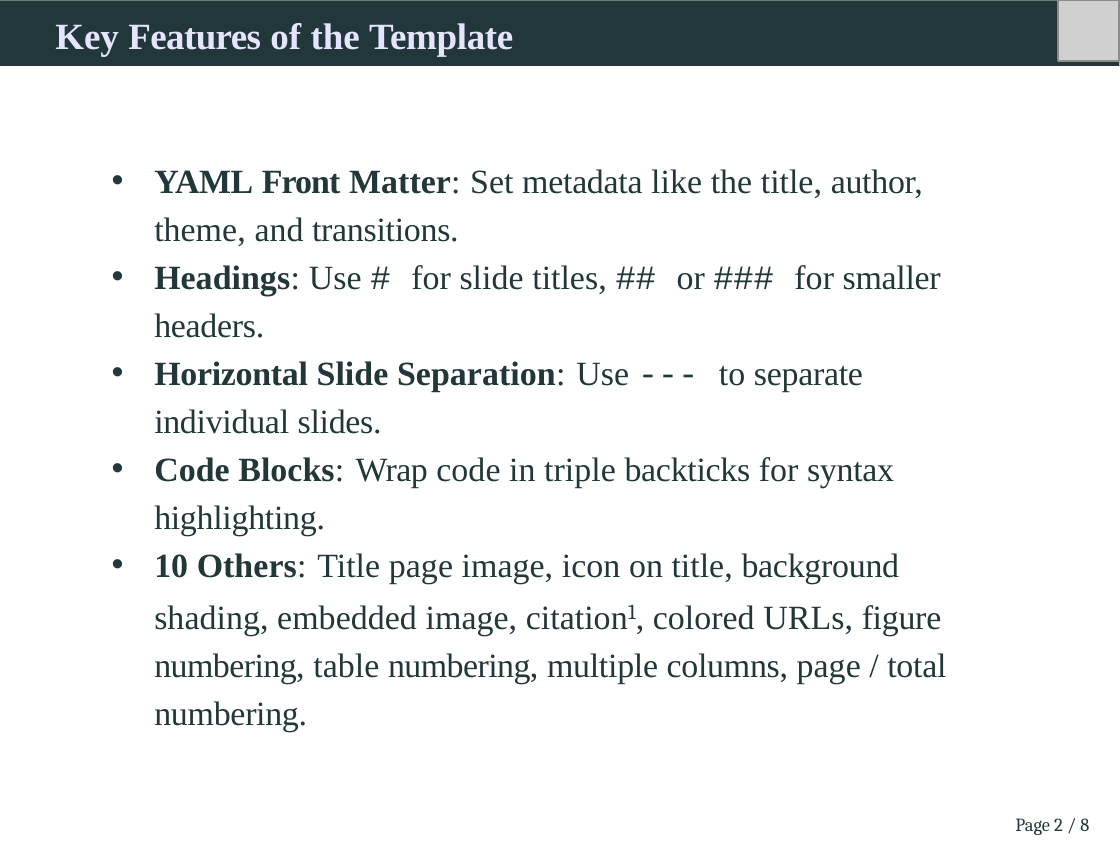
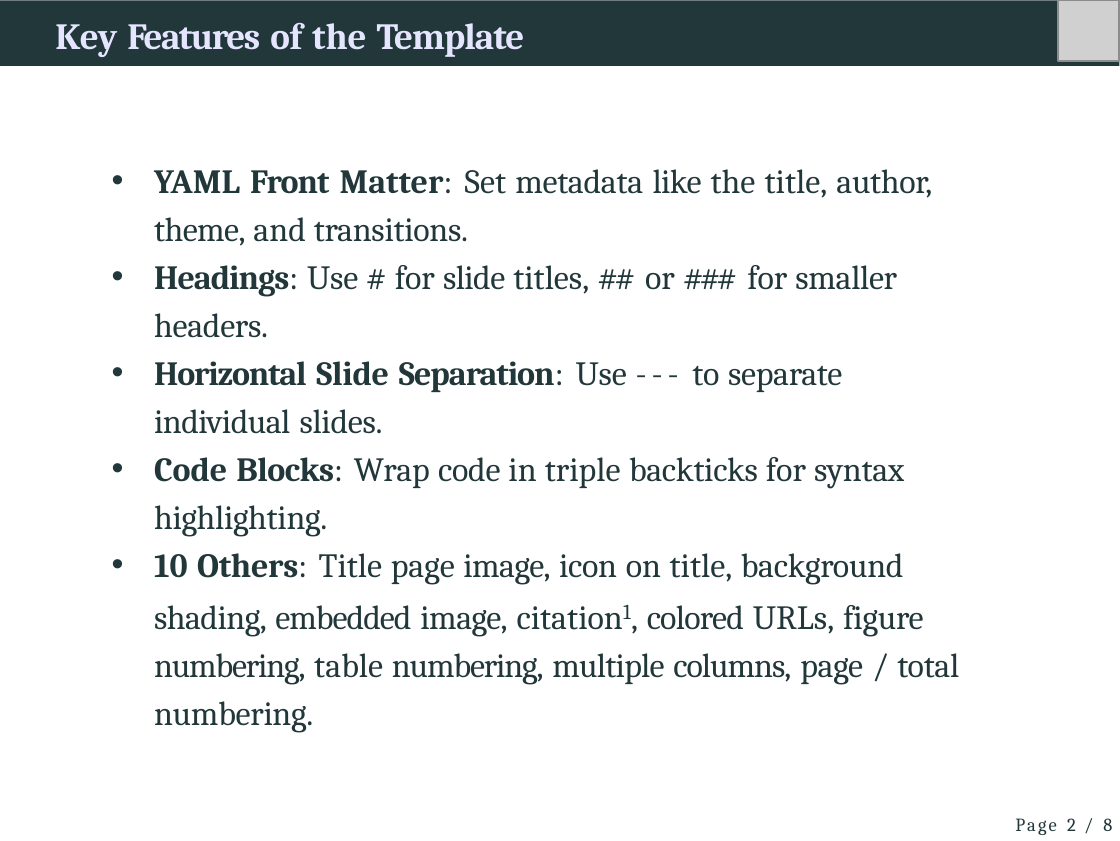
Before and after one commit to jinghuazhao/physalia, a slide deck: slide 2 of docs/slides/slides.pptx. Drawn at 1120x841 pixels with LibreOffice and Linux fonts; fonts in the diff are those of the drawing; grey boxes stand for pictures; background and template pictures are left out. Boxes give left, top, right and bottom in pixels: in the first picture for what was removed or moved away, otherwise in the second. Text is boxed around its words. In the diff, an @@ line names an element or a change of style, - is before the commit and + after.

```diff
--- a/docs/slides/slides.pptx
+++ b/docs/slides/slides.pptx
@@ title "Key Features of the Template" at (x1=55, y1=23, x2=525, y2=57): font Times New Roman to Cambria; letter spacing -0.2 to -0.5 pt in "Features"; letter spacing 0 to -0.1 pt in "of"; letter spacing -0.1 to -0.3 pt in "Template" @@
@@ text "YAML Front Matter: Set metadata ..." at (x1=154, y1=169, x2=959, y2=733): font Times New Roman to Cambria; letter spacing -0.2 to 0 pt in "YAML", "Wrap"; letter spacing 0 to -0.2 pt in "like theme,", "slide", "Blocks:", "image, shading, image, colored"; font Courier New to Cambria in "# ## ###", "---"; letter spacing 0 to -0.3 pt in "Headings:", "Separation:", "embedded"; letter spacing 0 to -0.1 pt in "Use", "Slide Use", "code", "Others: icon page"; letter spacing -0.1 to -0.2 pt in "#", "individual", "multiple"; letter spacing -0.1 to -1.2 pt in "##"; letter spacing -0.1 to -1.4 pt in "###"; letter spacing -0.1 to -0.4 pt in "Horizontal"; letter spacing -0.1 to 1.6 pt in "---"; letter spacing -0.2 to -0.4 pt in "numbering, numbering,"; letter spacing -0.1 to -0.3 pt in "columns," @@
@@ page number at (x1=1067, y1=818, x2=1112, y2=831): letter spacing 0 to 0.8 pt in "Page"; letter spacing 0 to 0.6 pt in "/"; letter spacing -0.6 to -0.5 pt in "8" @@
```
Also in this commit, not shown: 7 other slides changed, 1 other file.
